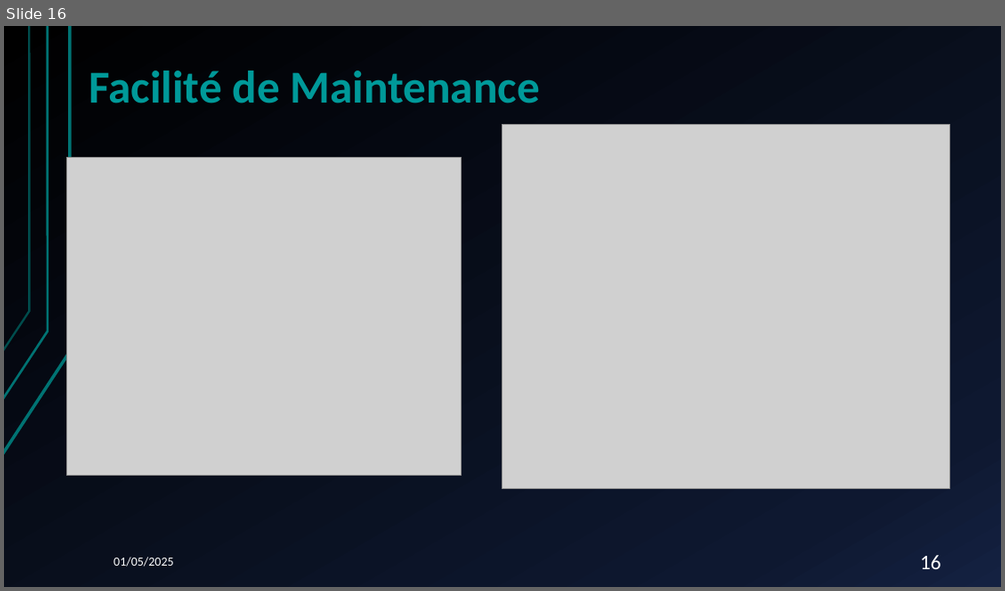
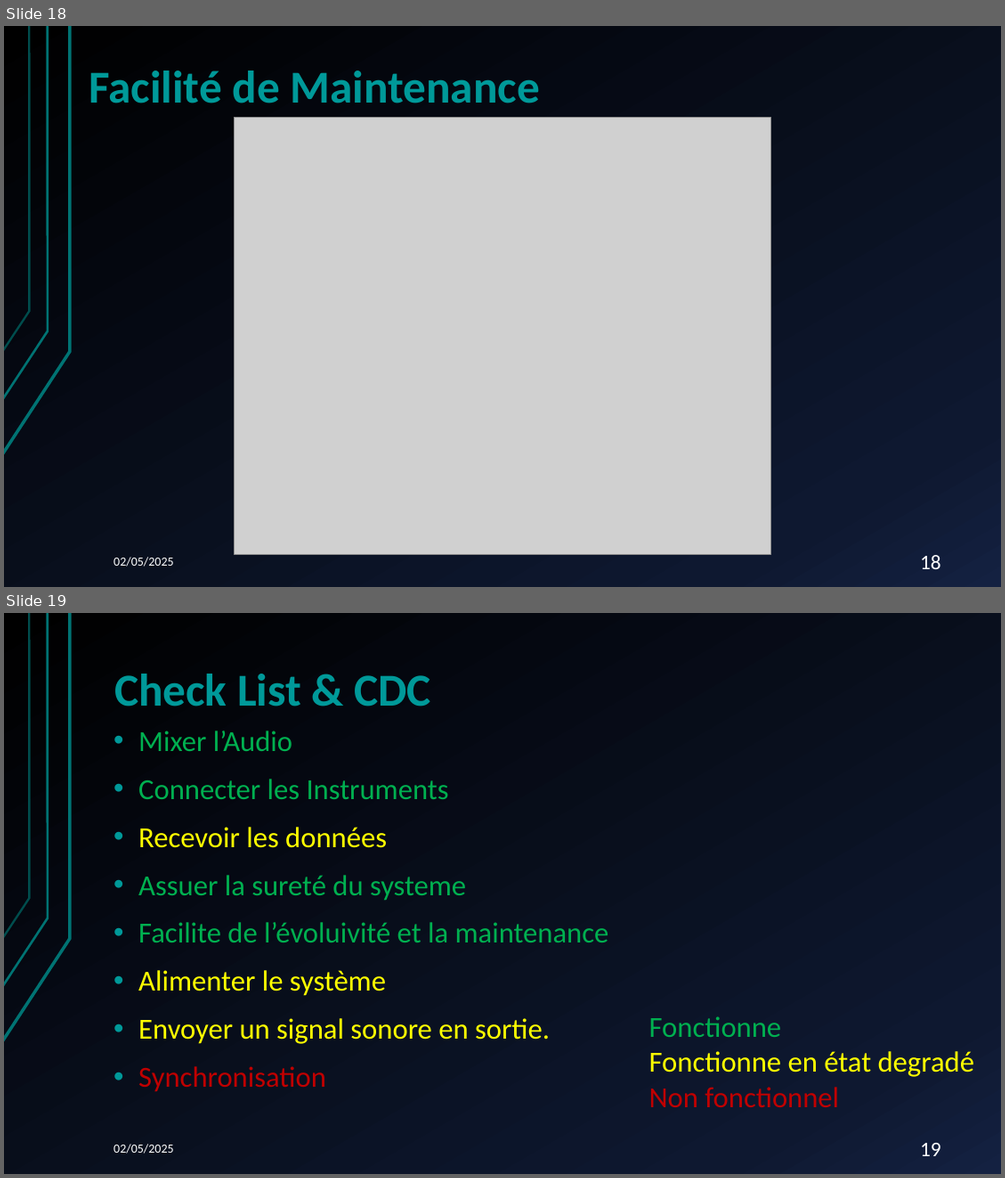
Before and after one commit to A-s-a-d/Table-de-Mixage, a slide deck: SousSysteme_Entrees/Documentation/PRESENTATION/Presentation_3_SAE_S6.pptx. Shown one above the other, each under a label of ours: slide 16 before the commit, slides 18 and 19 after it. The pictures are 1005x591 and 1005x1178 pixels, drawn with LibreOffice and Linux fonts; fonts in the diff are those of the drawing; grey boxes stand for pictures. Boxes give left, top, right and bottom in pixels: in the first picture for what was removed or moved away, otherwise in the second. Text is boxed around its words. In the diff, an @@ line names an element or a change of style, - is before the commit and + after.

Commit message:
Rapport de Maintenance corrective

```diff
--- a/SousSysteme_Entrees/Documentation/PRESENTATION/Presentation_3_SAE_S6.pptx
+++ b/SousSysteme_Entrees/Documentation/PRESENTATION/Presentation_3_SAE_S6.pptx
@@ slide 19 added at bbox=[4, 613, 1001, 1174], background gradient #000000 to #0F1931 to #142242; not listed: 3 template elements that a slide beside it also shows @@
@@ text added at bbox=[114, 674, 431, 706], 44 pt, text #009999, bold @@
+Check List & CDC
@@ text added at bbox=[138, 730, 609, 1092], 28 pt, text #00B050 @@
+• Mixer l’Audio
+• Connecter les Instruments
+• Recevoir les données
+• Assuer la sureté du systeme
+• Facilite de l’évoluivité et la maintenance
+• Alimenter le système
+• Envoyer un signal sonore en sortie.
+• Synchronisation
@@ text added at bbox=[649, 1016, 974, 1107], 28 pt, text #FFFF00 @@
+Fonctionne
+Fonctionne en état degradé
+Non fonctionnel
@@ text added at bbox=[113, 1143, 173, 1153], 12 pt, text #FFFFFF @@
+02/05/2025
@@ page number added at bbox=[920, 1143, 941, 1156], 20 pt, text #FFFFFF @@
+19
@@ what was slide 16 is now slide 18 @@
@@ slide 18 changed as well @@
@@ picture: place and size @@
-picture at bbox=[502, 124, 949, 488]
+picture at bbox=[235, 118, 770, 554]
@@ picture removed at bbox=[67, 157, 461, 475] @@
@@ text at bbox=[113, 556, 173, 566]: text changed @@
-01/05/2025
+02/05/2025
@@ page number at bbox=[920, 555, 941, 569]: text changed @@
-16
+18
```
Also in this commit, not shown: 18 other slides changed, 2 other slides added, 2 other files.
